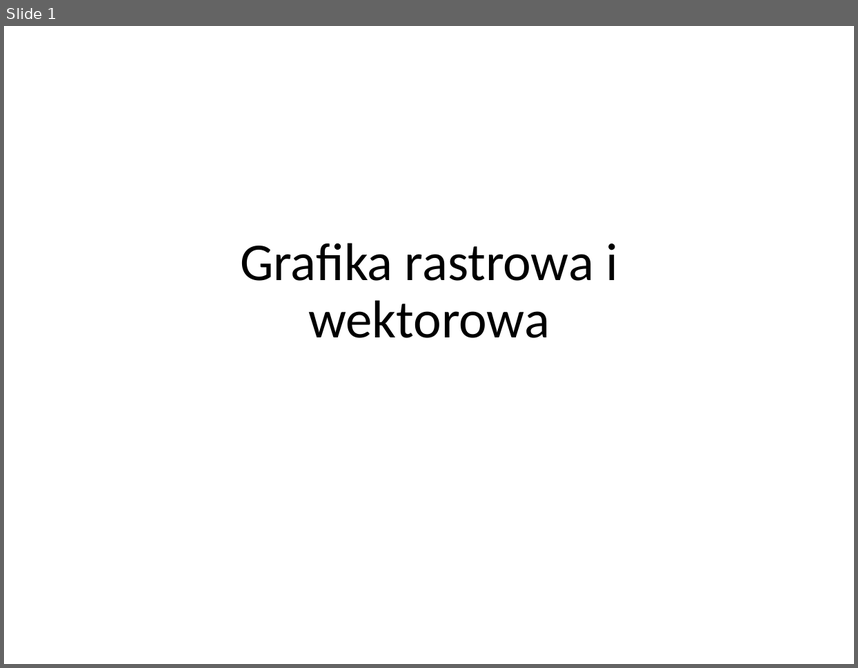
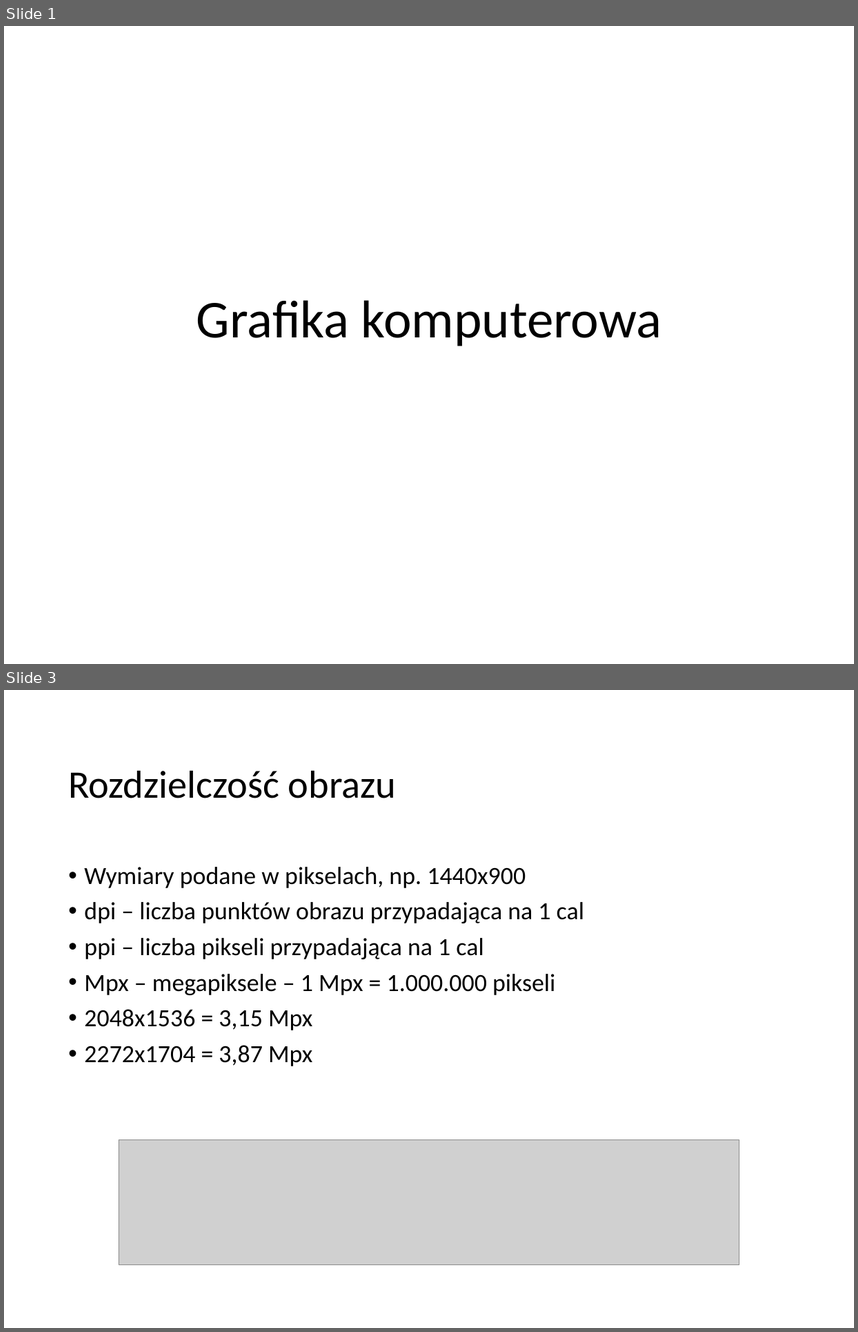
Before and after one commit to blackbat13/cs-lut, a slide deck: Grafika/Grafika rastrowa i wektorowa.pptx. Shown one above the other, each under a label of ours: slide 1 before the commit, slides 1 and 3 after it; the slides between them are not shown. The pictures are 858x668 and 858x1332 pixels, drawn with LibreOffice and Linux fonts; fonts in the diff are those of the drawing; grey boxes stand for pictures. Boxes give left, top, right and bottom in pixels: in the first picture for what was removed or moved away, otherwise in the second. Text is boxed around its words. In the diff, an @@ line names an element or a change of style, - is before the commit and + after.

```diff
--- a/Grafika/Grafika rastrowa i wektorowa.pptx
+++ b/Grafika/Grafika rastrowa i wektorowa.pptx
@@ slide 3 added at box(4, 690, 854, 1328), background #FFFFFF @@
@@ title added at box(68, 770, 397, 798), 46.9 pt, text #000000 @@
+Rozdzielczość obrazu
@@ text added at box(84, 867, 584, 1066), 29.9 pt, text #000000 @@
+• Wymiary podane w pikselach, np. 1440x900
+• dpi – liczba punktów obrazu przypadająca na 1 cal
+• ppi – liczba pikseli przypadająca na 1 cal
+• Mpx – megapiksele – 1 Mpx = 1.000.000 pikseli
+• 2048x1536 = 3,15 Mpx
+• 2272x1704 = 3,87 Mpx
@@ picture added at box(119, 1140, 740, 1264) @@
@@ slide 1 changed as well @@
@@ title at box(197, 300, 662, 346): text changed @@
-Grafika rastrowa i wektorowa
+Grafika komputerowa
```
Also in this commit, not shown: 5 other slides added, 2 slides removed.
